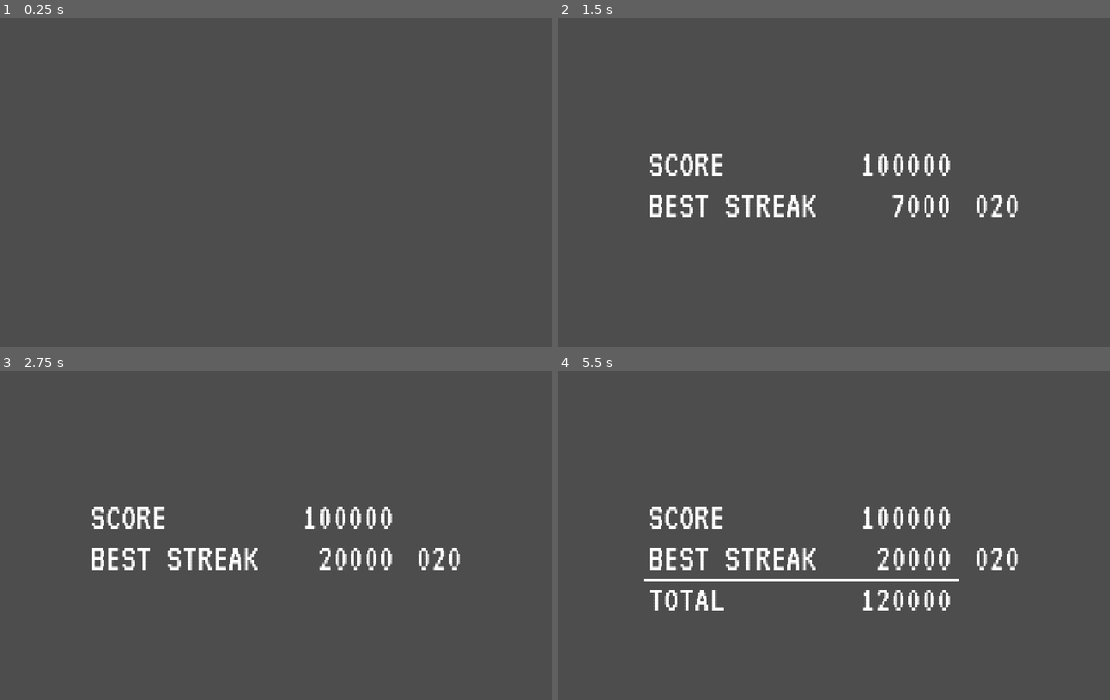
Above: before the commit, frames 1-4 (two rows, left to right).
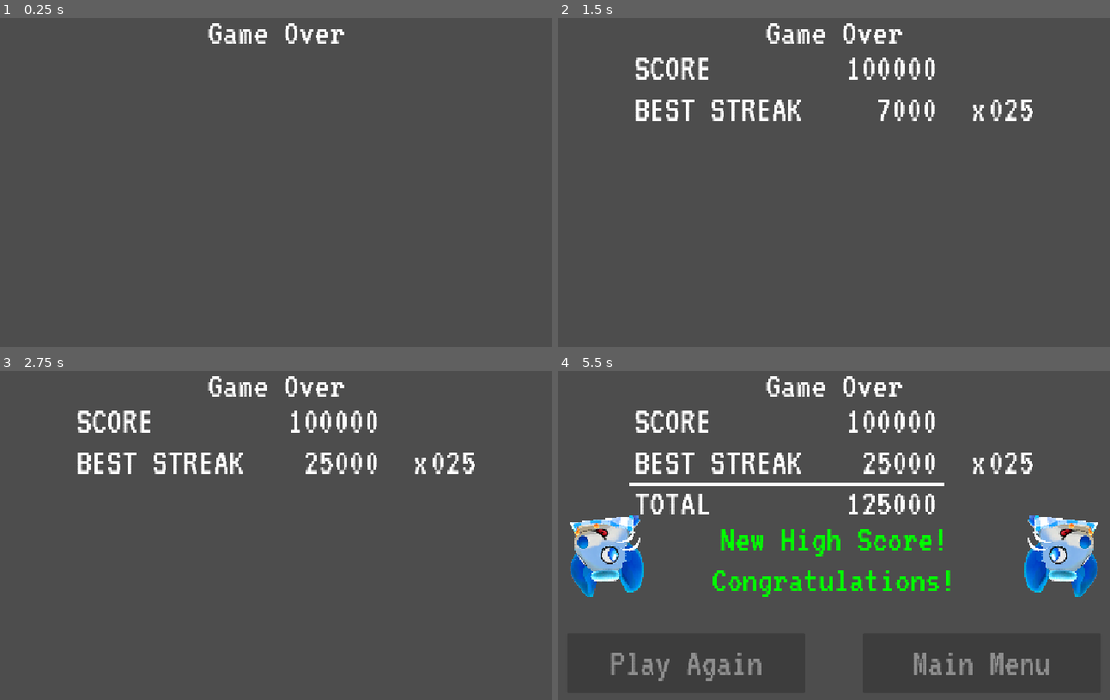
Above: after the commit, the same moments.

Repository: sdepouw/mathematics-and-cheese
Game: Godot game, scene res://Scenes/GameOverScreen/game_over_screen.tscn
Two runs of this game, one before a commit and one after it. Both use one fixed random seed, a clock stepped at 60 frames per second and the inputs below. This scene is started directly instead of the project's main scene. Sound files missing from this copy of the repository are replaced by a short silence.
Inputs (mouse positions are in pixels of both pictures, inside the frame that each line leads up to):
- Up to frame 1 (0.25 s): no input
- Up to frame 2 (1.5 s): tap Enter at 0.5 s; move the mouse to (983, 185) at 0.52 s; hold D (move_right) 0.53-1.28 s; tap Space (confirm) at 0.6, 1.35 s; click (983, 185) at 0.67 s; move the mouse to (696, 225) at 1.27 s; hold S (move_down) from 1.28 s (still down)
- Up to frame 3 (2.75 s): move the mouse to (342, 472) at 2.02 s; release S (move_down) at 2.03 s; hold D (move_right) from 2.03 s (still down); tap Space (confirm) at 2.1 s
- Up to frame 4 (5.5 s): move the mouse to (800, 637) at 2.77 s; release D (move_right) at 2.78 s; hold W (move_up) 2.78-3.53 s; tap Space (confirm) every 0.75 s from 2.85 to 5.1 s; click (800, 637) at 2.92 s; move the mouse to (1038, 617) at 3.52 s; hold A (move_left) 3.53-5.03 s; move the mouse to (629, 502) at 4.27 s; move the mouse to (867, 558) at 5.02 s; hold S (move_down) from 5.03 s (still down); click (867, 558) at 5.17 s

The runs differ from the first frame. In frame 1, 0.6% of the frame differs, in the area x 37-63%, y 1-8%; in frame 2, 5.4%; in frame 3, 5.6%; in frame 4, 16%, in the area x 2-98%, y 1-95%.

Commit message:
Sounds + Buttons/Congrats on Score Tally
Just invoke the existing Canvas scene because it works separately anyway.

Diff:
--- a/Game/Scenes/Game/game.gd
+++ b/Game/Scenes/Game/game.gd
@@ -65,10 +65,7 @@
   _hud.show_game_end()
   _equation_board.toggle_cursor_sound(false)
   _equation_board.hide()
-  var high_score_beaten: bool = _score_keeper.get_score() > HighScore.get_current_high_score()
   #_game_over_canvas.show_game_over(high_score_beaten)
-  if high_score_beaten:
-    HighScore.save_new_high_score(_score_keeper.get_score())
   # TODO: Show something in the middle of the screen, as we wait to load Game Over
   # "A Cheesy Delight!" ?
   await get_tree().create_timer(1.0).timeout
--- a/Game/Scenes/GameOverScreen/game_over_screen.gd
+++ b/Game/Scenes/GameOverScreen/game_over_screen.gd
@@ -17,10 +17,15 @@
 @onready var _score_line_timer: Timer = $ScoreLineTimer
 @onready var _tally_timer: Timer = $StreakTallyTimer
 
+@onready var _game_over_canvas: GameOverCanvas = $GameOverCanvas
+
+@onready var _tally_sound: SoundEffect = $TallySound
+@onready var _high_score_reached_sound: SoundEffect = $HighScoreReachedSound
+
 var _score: int
+var _best_streak: int
 var _streak_score: int
 var _total_score: int
-var _best_streak: int
 
 var _current_streak_score: int:
   set(value):
@@ -37,43 +42,51 @@
   _best_streak = data[1]
 
 func _ready() -> void:
-  load_scene_data([100000, 20]) # Debug
+  load_scene_data([100000, 25]) # Debug
   _streak_score = _best_streak * best_streak_bonus_unit
   _total_score = _score + _streak_score
+  var high_score_reached: bool = _total_score > HighScore.get_current_high_score()
   _initialize_tally_display()
   await _tally_async()
-  print("Done!")
-  # TODO: Show 'high score congrats' or 'thanks for playing' message
-  # TODO: Show 'play again' and 'back to menu' buttons
+
+  if high_score_reached:
+    HighScore.save_new_high_score(_total_score)
+    _high_score_reached_sound.play()
+  _game_over_canvas.show_game_over(high_score_reached)
 
 func _initialize_tally_display() -> void:
   _score_line.hide()
   _streak_line.hide()
   _sum_line.hide()
   _total_line.hide()
+  _game_over_canvas.hide()
   _score_value.text = "%d" % _score
   _streak_value.text = "%03d" % _best_streak
   _streak_score_value.text = "0"
   _total_value.text = "0"
 
 func _tally_async() -> void:
-  _score_line_timer.start()
-  await _score_line_timer.timeout
+  await _restart_score_line_timer_async()
   _score_line.show()
-  _score_line_timer.start()
-  await _score_line_timer.timeout
+  await _restart_score_line_timer_async()
   _streak_line.show()
   while _current_streak_score < _streak_score:
     var increment: int = _current_streak_score + best_streak_bonus_unit
     _tally_timer.start()
     await _tally_timer.timeout
+    _tally_sound.play()
     _current_streak_score = clampi(increment, 0, _streak_score)
-  _score_line_timer.start()
-  await _score_line_timer.timeout
+  await _restart_score_line_timer_async()
   _sum_line.show()
   _total_line.show()
   while _current_total_score < _total_score:
     var increment: int = _current_total_score + 5276
     _tally_timer.start()
     await _tally_timer.timeout
+    _tally_sound.play()
     _current_total_score = clampi(increment, 0, _total_score)
+  await _restart_score_line_timer_async()
+
+func _restart_score_line_timer_async() -> void:
+  _score_line_timer.start()
+  await _score_line_timer.timeout
--- a/Game/Scenes/GameOverScreen/game_over_screen.tscn
+++ b/Game/Scenes/GameOverScreen/game_over_screen.tscn
@@ -1,6 +1,10 @@
-[gd_scene load_steps=2 format=3 uid="uid://btspuodtkbr7u"]
+[gd_scene load_steps=6 format=3 uid="uid://btspuodtkbr7u"]
 
 [ext_resource type="Script" uid="uid://bobwum3kiiunl" path="res://Scenes/GameOverScreen/game_over_screen.gd" id="1_c00pi"]
+[ext_resource type="PackedScene" uid="uid://dqtfvuspfhidd" path="res://Scenes/Game/game_over_canvas.tscn" id="2_clcq5"]
+[ext_resource type="AudioStream" uid="uid://dj2td4g4rgj06" path="res://Assets/Sounds/move_cursor.wav" id="3_pysk1"]
+[ext_resource type="Script" uid="uid://cva0agtacaluv" path="res://Scenes/SoundEffect/sound_effect.gd" id="4_fgskh"]
+[ext_resource type="AudioStream" uid="uid://dbv00fxfs8fif" path="res://Assets/Sounds/new_high_score.wav" id="5_fgskh"]
 
 [node name="GameOverScreen" type="Control"]
 layout_mode = 3
@@ -13,17 +17,14 @@
 
 [node name="ScoreSummaryVBox" type="VBoxContainer" parent="."]
 layout_mode = 1
-anchors_preset = 8
+anchors_preset = 5
 anchor_left = 0.5
-anchor_top = 0.5
 anchor_right = 0.5
-anchor_bottom = 0.5
-offset_left = -311.5
-offset_top = -103.5
-offset_right = 311.5
-offset_bottom = 103.5
+offset_left = -335.5
+offset_top = 60.0
+offset_right = 335.5
+offset_bottom = 267.0
 grow_horizontal = 2
-grow_vertical = 2
 
 [node name="ScoreHBox" type="HBoxContainer" parent="ScoreSummaryVBox"]
 unique_name_in_owner = true
@@ -63,6 +64,11 @@
 horizontal_alignment = 2
 max_lines_visible = 1
 
+[node name="Separator" type="Label" parent="ScoreSummaryVBox/StreakHBox"]
+layout_mode = 2
+size_flags_horizontal = 10
+text = "  x"
+
 [node name="StreakValue" type="Label" parent="ScoreSummaryVBox/StreakHBox"]
 unique_name_in_owner = true
 layout_mode = 2
@@ -101,3 +107,26 @@
 [node name="ScoreLineTimer" type="Timer" parent="."]
 wait_time = 0.5
 one_shot = true
+
+[node name="GameOverCanvas" parent="." instance=ExtResource("2_clcq5")]
+
+[node name="Label" type="Label" parent="."]
+layout_mode = 1
+anchors_preset = 5
+anchor_left = 0.5
+anchor_right = 0.5
+offset_left = -20.0
+offset_right = 20.0
+offset_bottom = 65.0
+grow_horizontal = 2
+text = "Game Over"
+
+[node name="TallySound" type="AudioStreamPlayer" parent="."]
+stream = ExtResource("3_pysk1")
+script = ExtResource("4_fgskh")
+metadata/_custom_type_script = "uid://cva0agtacaluv"
+
+[node name="HighScoreReachedSound" type="AudioStreamPlayer" parent="."]
+stream = ExtResource("5_fgskh")
+script = ExtResource("4_fgskh")
+metadata/_custom_type_script = "uid://cva0agtacaluv"
